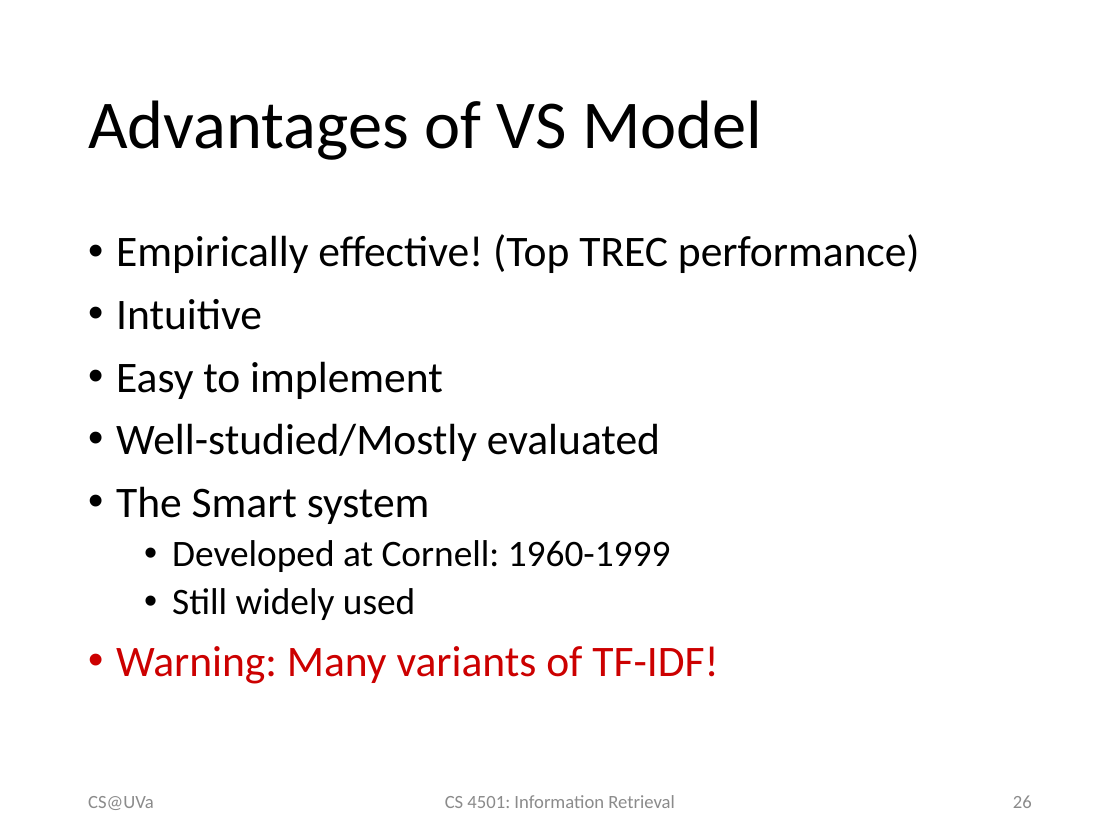
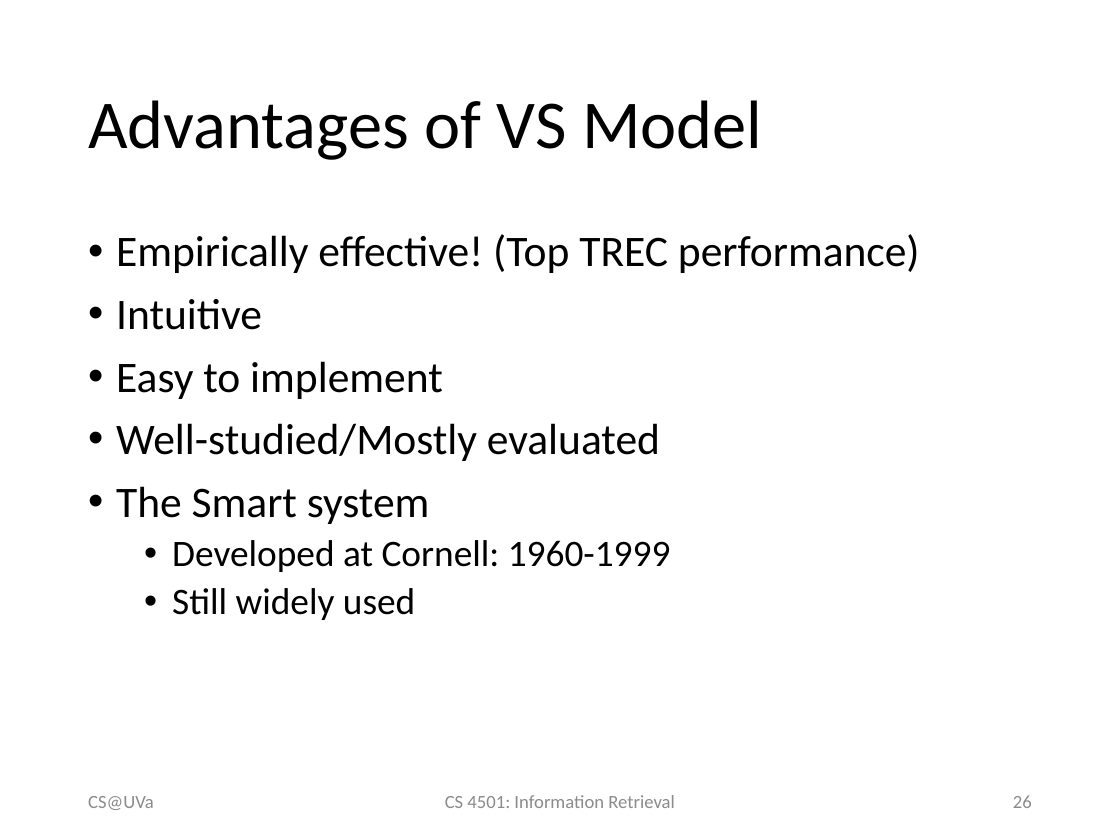
Before and after one commit to wang296/IR2015, a slide deck: slide 26 of docs/Midterm Review.pptx. Drawn at 1120x840 pixels with LibreOffice and Linux fonts; fonts in the diff are those of the drawing. Boxes give left, top, right and bottom in pixels: in the first picture for what was removed or moved away, otherwise in the second. Text is boxed around its words. In the diff, an @@ line names an element or a change of style, - is before the commit and + after.

```diff
--- a/docs/Midterm Review.pptx
+++ b/docs/Midterm Review.pptx
@@ text at box(116, 646, 718, 684): paragraph removed @@
-• Warning: Many variants of TF-IDF!
```
Also in this commit, not shown: 3 other slides changed, 1 other file.
